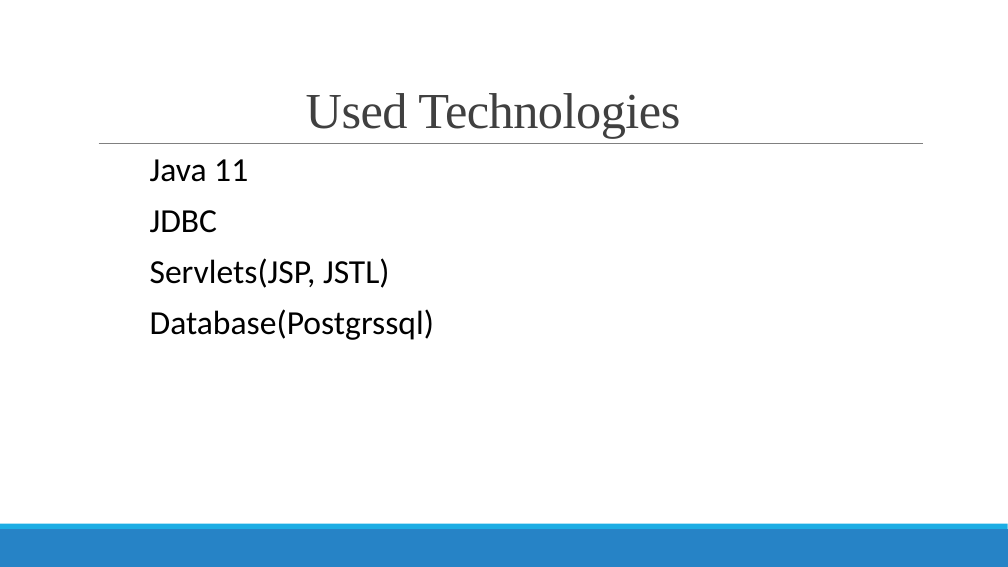
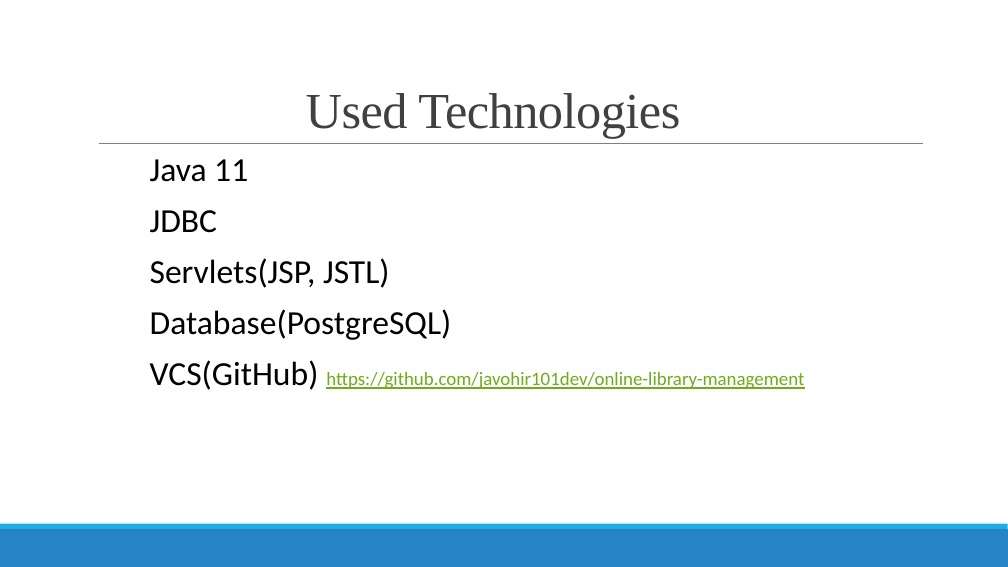
Before and after one commit to javohir101dev/online-library-management, a slide deck: slide 3 of documents/Online Library Management System.pptx (slide 4 before the commit). Drawn at 1008x567 pixels with LibreOffice and Linux fonts; fonts in the diff are those of the drawing. Boxes give left, top, right and bottom in pixels: in the first picture for what was removed or moved away, otherwise in the second. Text is boxed around its words. In the diff, an @@ line names an element or a change of style, - is before the commit and + after.

```diff
--- a/documents/Online Library Management System.pptx
+++ b/documents/Online Library Management System.pptx
@@ text at <box>150,309,804,390</box>: text changed; size 32 to 18 pt; text colour #000000 to #6EAC1C @@
-  Database(Postgrssql)
+  Database(PostgreSQL)
+  VCS(GitHub) https://github.com/javohir101dev/online-library-management
```
Also in this commit, not shown: 6 other slides changed, 6 slides added, 5 other files.
